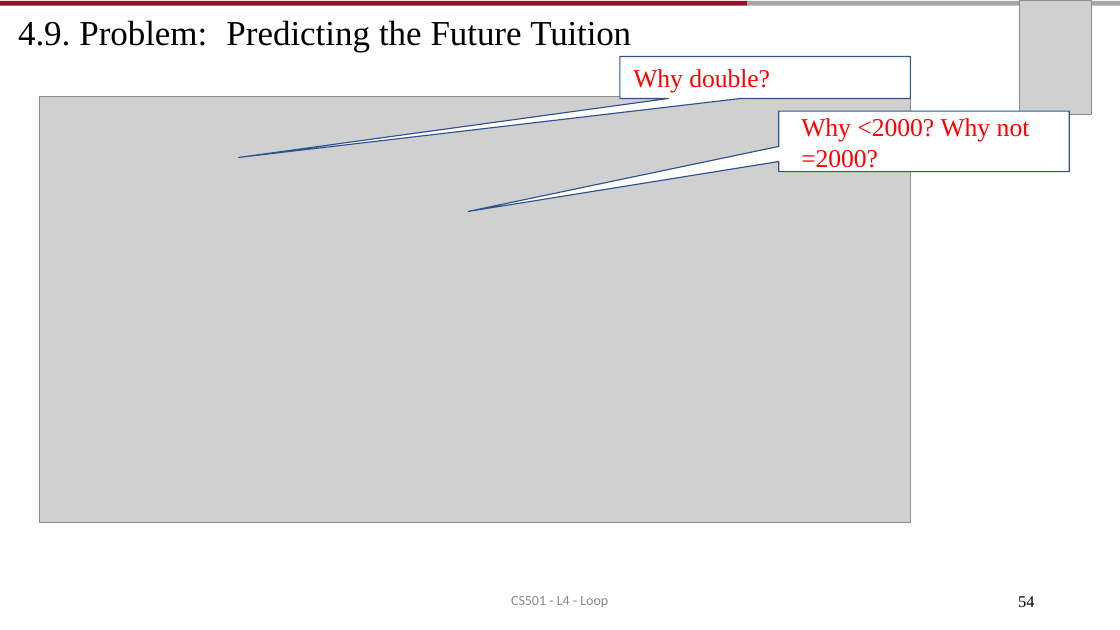
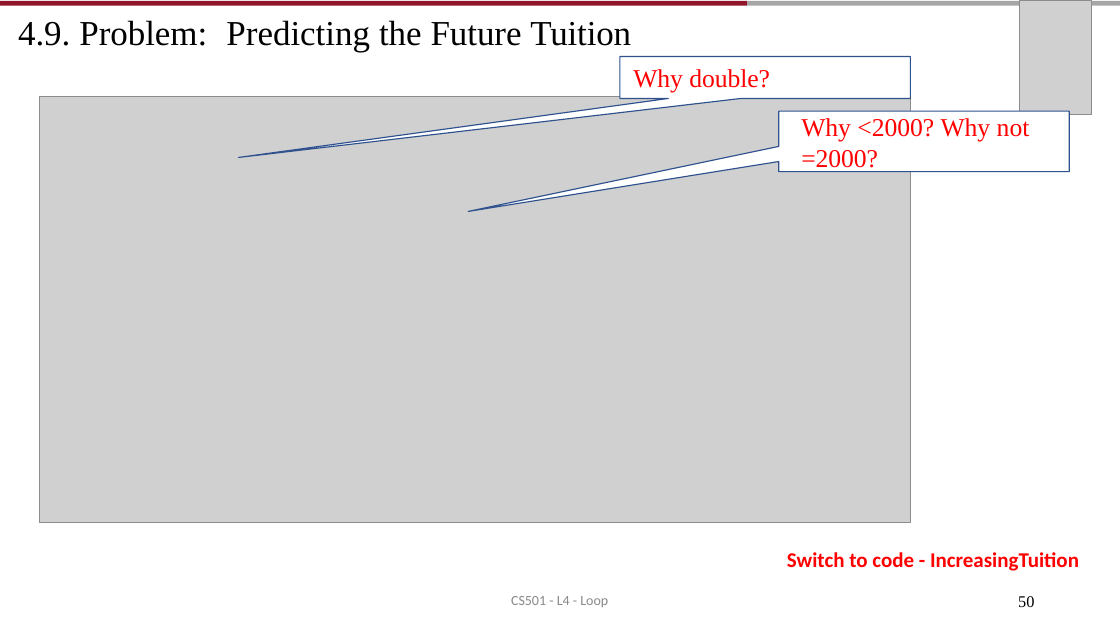
Before and after one commit to AughdonBreslin/CS501IntroToJava, a slide deck: slide 50 of Lectures/4_Loop_V1.pptx (slide 54 before the commit). Drawn at 1120x630 pixels with LibreOffice and Linux fonts; fonts in the diff are those of the drawing; grey boxes stand for pictures. Boxes give left, top, right and bottom in pixels: in the first picture for what was removed or moved away, otherwise in the second. Text is boxed around its words. In the diff, an @@ line names an element or a change of style, - is before the commit and + after.

```diff
--- a/Lectures/4_Loop_V1.pptx
+++ b/Lectures/4_Loop_V1.pptx
@@ text added at (787, 552, 1079, 571), 18 pt, text #FF0000, bold @@
+Switch to code - IncreasingTuition
@@ page number at (1018, 596, 1034, 607): text changed @@
-54
+50
```
Also in this commit, not shown: 7 other slides changed, 4 slides removed, 40 other files.
